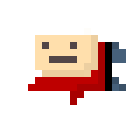
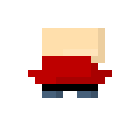
Layer changes from the first (140, 140) image to the second:
hid "Layer 10 copy 5", painted on it over [28, 28, 126, 105]
added layer "Layer 10 copy 9" above "Layer 10 copy 8" over [28, 28, 112, 98]
